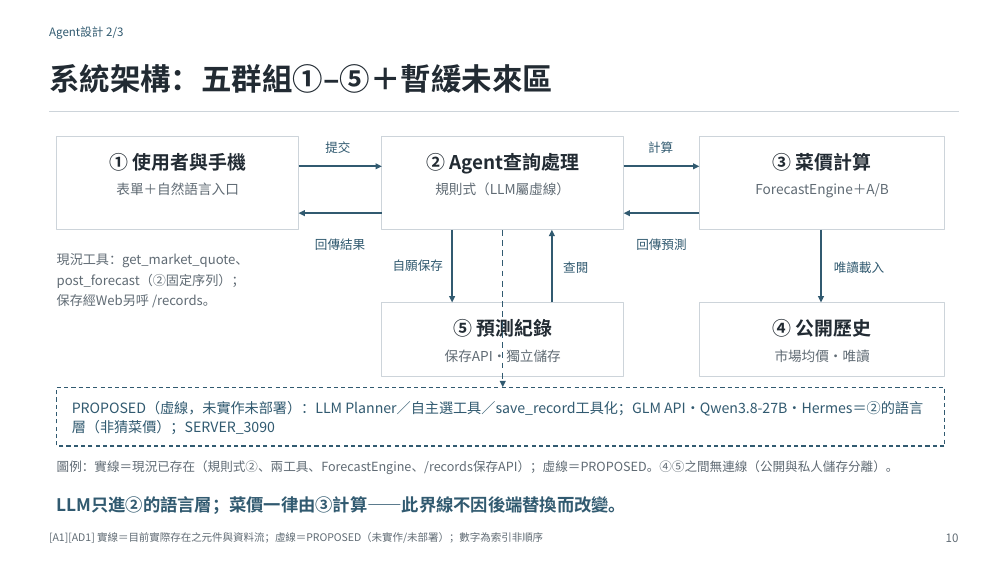
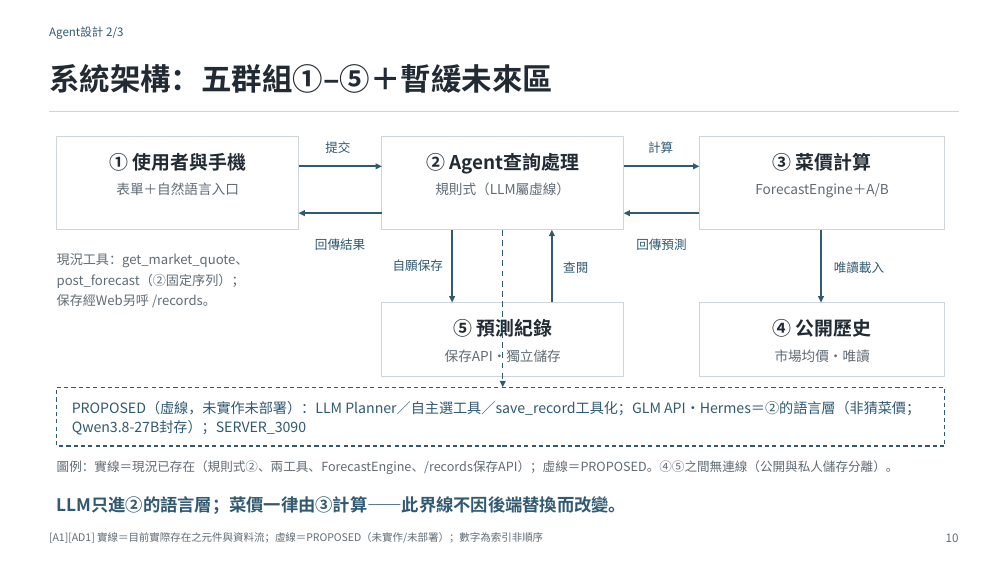
Before and after one commit to prometheans152/FreshMarketPriceForecastAgent, a slide deck: slide 10 of slides/proposal_v7/FMPA_Proposal_v7.pptx. Drawn at 1008x567 pixels with LibreOffice and Linux fonts; fonts in the diff are those of the drawing. Boxes give left, top, right and bottom in pixels: in the first picture for what was removed or moved away, otherwise in the second. Text is boxed around its words. In the diff, an @@ line names an element or a change of style, - is before the commit and + after.

```diff
--- a/slides/proposal_v7/FMPA_Proposal_v7.pptx
+++ b/slides/proposal_v7/FMPA_Proposal_v7.pptx
@@ text at (72,401,920,435): text changed @@
-PROPOSED（虛線，未實作未部署）：LLM Planner／自主選工具／save_record工具化；GLM API・Qwen3.8-27B・Hermes＝②的語言層（非猜菜價）；SERVER_3090
+PROPOSED（虛線，未實作未部署）：LLM Planner／自主選工具／save_record工具化；GLM API・Hermes＝②的語言層（非猜菜價；Qwen3.8-27B封存）；SERVER_3090
```
Also in this commit, not shown: 2 other slides changed, 7 other files.
